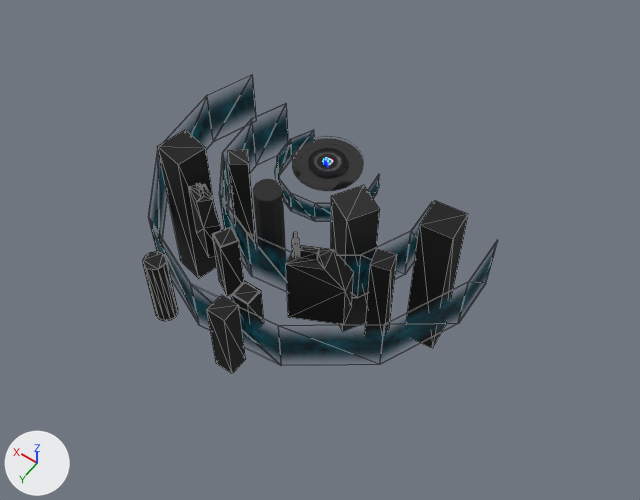
The glTF model assets/models/menu.glb as it was, and as the next commit left it.
The view is the same before and after, from a 50 mm camera at (-24.5, 35.3, 44.9) aimed at (-2.0, 3.8, -4.5). Every picture has the same lights, and +X, +Y and +Z are marked at lower left. Mesh edges are drawn as thin lines on the coarser meshes. Where no turn or scale is listed for an object, it has been applied to the vertices.
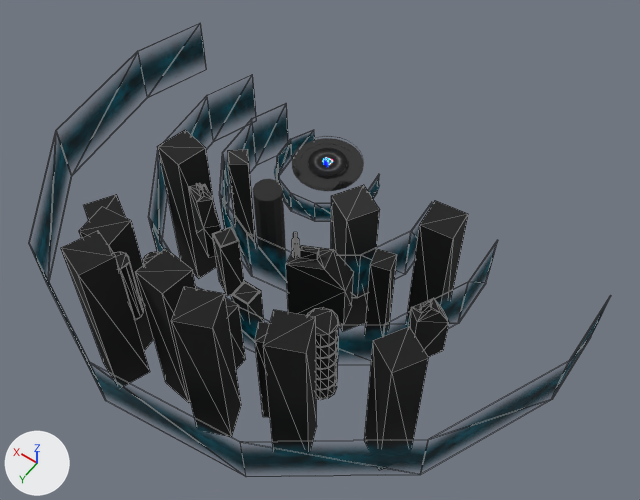
Pixel boxes [x1, y1, x2, y2] of what changed, in the pictures (640 x 500 px):
'Cylinder.011', added: after [34, 34, 604, 470]
'Cube.046', added (black): after [171, 286, 241, 437]
'Cube.048', added (black): after [61, 230, 150, 387]
'Cube.047', added (black): after [263, 310, 317, 450]
'Cube.041', added (black): after [364, 327, 428, 470]
'Cube.045', added (black): after [136, 249, 196, 403]
'Cube.044', added (black): after [79, 207, 154, 351]
'Cylinder.009', added: after [307, 307, 339, 400]
'Cube.040', added (black): after [408, 298, 449, 357]
'Cylinder.010', added (black): after [113, 251, 143, 320]
'Cube.043', added (black): after [255, 322, 270, 418]
'Cube.042', added (black): after [84, 194, 126, 221]
'Cube.029', unchanged, covered by the edit: before [207, 295, 246, 374]; after [226, 298, 246, 370]
'Cylinder.004', unchanged, covered by the edit: before [143, 251, 178, 321]; after [143, 251, 160, 266]

Edits to the bpy script that builds the scene:
```text
Add me_cube_046:
    me_cube_046.from_pydata([(1.52, 0.7, -7.49), (1.52, 0.7, 5.59), (0.7, -1.52, -7.49), (0.7, -1.52, 5.59), (-0.7, 1.52, -7.49), (-0.7, 1.52, 5.59), (-1.52, -0.7, -7.49), (-1.52, -0.7, 5.59)], [], [(0, 1, 3), (0, 3, 2), (2, 3, 7), (2, 7, 6), (6, 7, 5), (6, 5, 4), (4, 5, 1), (4, 1, 0), (2, 6, 4), (2, 4, 0), (7, 3, 1), (7, 1, 5)])
    me_cube_046.materials.append(mat_material_017)  # black #060606
Add me_cube_045:
    me_cube_045.from_pydata([(0.62, 1.55, -7.49), (0.62, 1.55, 5.59), (1.55, -0.62, -7.49), (1.55, -0.62, 5.59), (-1.55, 0.62, -7.49), (-1.55, 0.62, 5.59), (-0.62, -1.55, -7.49), (-0.62, -1.55, 5.59)], [], [(0, 1, 3), (0, 3, 2), (2, 3, 7), (2, 7, 6), (6, 7, 5), (6, 5, 4), (4, 5, 1), (4, 1, 0), (2, 6, 4), (2, 4, 0), (7, 3, 1), (7, 1, 5)])
    me_cube_045.materials.append(mat_material_017)  # black #060606
Add me_cube_043:
    me_cube_043.from_pydata([(1.31, 1.03, -7.49), (1.31, 1.03, 5.59), (1.03, -1.31, -7.49), (1.03, -1.31, 5.59), (-1.03, 1.31, -7.49), (-1.03, 1.31, 5.59), (-1.31, -1.03, -7.49), (-1.31, -1.03, 5.59)], [], [(0, 1, 3), (0, 3, 2), (2, 3, 7), (2, 7, 6), (6, 7, 5), (6, 5, 4), (4, 5, 1), (4, 1, 0), (2, 6, 4), (2, 4, 0), (7, 3, 1), (7, 1, 5)])
    me_cube_043.materials.append(mat_material_017)  # black #060606
Add me_cube_042:
    me_cube_042.from_pydata([(1.05, 1.3, -7.49), (1.05, 1.3, 5.59), (1.3, -1.05, -7.49), (1.3, -1.05, 5.59), (-1.3, 1.05, -7.49), (-1.3, 1.05, 5.59), (-1.05, -1.3, -7.49), (-1.05, -1.3, 5.59)], [], [(0, 1, 3), (0, 3, 2), (2, 3, 7), (2, 7, 6), (6, 7, 5), (6, 5, 4), (4, 5, 1), (4, 1, 0), (2, 6, 4), (2, 4, 0), (7, 3, 1), (7, 1, 5)])
    me_cube_042.materials.append(mat_material_017)  # black #060606
Add me_cube_041:
    me_cube_041.from_pydata([(0.28, 0.95, -5.51), (0.28, 0.95, 4.11), (0.95, -0.28, -5.51), (0.95, -0.28, 4.11), (-0.95, 0.28, -5.51), (-0.95, 0.28, 4.11), (-0.28, -0.95, -5.51), (-0.28, -0.95, 4.11)], [], [(0, 1, 3), (0, 3, 2), (2, 3, 7), (2, 7, 6), (6, 7, 5), (6, 5, 4), (4, 5, 1), (4, 1, 0), (2, 6, 4), (2, 4, 0), (7, 3, 1), (7, 1, 5)])
    me_cube_041.materials.append(mat_material_017)  # black #060606
Add me_cube_040:
    me_cube_040.from_pydata([(-0.42, 1.62, -7.49), (-0.42, 1.62, 5.59), (1.62, 0.42, -7.49), (1.62, 0.42, 5.59), (-1.62, -0.42, -7.49), (-1.62, -0.42, 5.59), (0.42, -1.62, -7.49), (0.42, -1.62, 5.59)], [], [(0, 1, 3), (0, 3, 2), (2, 3, 7), (2, 7, 6), (6, 7, 5), (6, 5, 4), (4, 5, 1), (4, 1, 0), (2, 6, 4), (2, 4, 0), (7, 3, 1), (7, 1, 5)])
    me_cube_040.materials.append(mat_material_017)  # black #060606
Add me_cube_039:
    me_cube_039.from_pydata([(-0.42, 1.62, -7.49), (-0.42, 1.62, 5.59), (1.62, 0.42, -7.49), (1.62, 0.42, 5.59), (-1.62, -0.42, -7.49), (-1.62, -0.42, 5.59), (0.42, -1.62, -7.49), (0.42, -1.62, 5.59)], [], [(0, 1, 3), (0, 3, 2), (2, 3, 7), (2, 7, 6), (6, 7, 5), (6, 5, 4), (4, 5, 1), (4, 1, 0), (2, 6, 4), (2, 4, 0), (7, 3, 1), (7, 1, 5)])
    me_cube_039.materials.append(mat_material_017)  # black #060606
Add ob_cylinder_011:
    ob_cylinder_011 = bpy.data.objects.new('Cylinder.011', me_cylinder_008)  # 36 vertices, 32 faces; spans x -20.6..20.8, y -8.4..20.7, z -4.7..0.3
    ob_cylinder_011.location = (0.0, 0.0, -2.23)
Add ob_cube_048:
    ob_cube_048 = bpy.data.objects.new('Cube.048', me_cube_046)
    ob_cube_048.location = (4.69, 17.39, -1.16)
Add ob_cube_047:
    ob_cube_047 = bpy.data.objects.new('Cube.047', me_cube_045)
    ob_cube_047.location = (-8.01, 14.94, -1.16)
Add ob_cube_046:
    ob_cube_046 = bpy.data.objects.new('Cube.046', me_cube_045.copy())
    ob_cube_046.location = (-2.97, 16.61, -1.16)
Add ob_cube_045:
    ob_cube_045 = bpy.data.objects.new('Cube.045', me_cube_043)
    ob_cube_045.location = (1.07, 15.19, -2.53)
Add ob_cylinder_010:
    ob_cylinder_010 = bpy.data.objects.new('Cylinder.010', me_cylinder_006)  # a 12-sided cylinder along z spanning x -0.75..0.75, y -0.75..0.75, z -2.35..3.41; in mat_material_017 (black #060606)
    ob_cylinder_010.location = (5.6, 15.04, -2.99)
Add ob_cube_044:
    ob_cube_044 = bpy.data.objects.new('Cube.044', me_cube_042)
    ob_cube_044.location = (7.66, 13.78, -4.38)
Add ob_cube_043:
    ob_cube_043 = bpy.data.objects.new('Cube.043', me_cube_041)
    ob_cube_043.location = (-5.12, 13.45, -4.38)
Add ob_cube_042:
    ob_cube_042 = bpy.data.objects.new('Cube.042', me_cube_040)
    ob_cube_042.location = (10.54, 11.58, -7.05)
Add ob_cube_041:
    ob_cube_041 = bpy.data.objects.new('Cube.041', me_cube_039)
    ob_cube_041.location = (-12.61, 10.62, -4.38)
Add ob_cylinder_009:
    ob_cylinder_009 = bpy.data.objects.new('Cylinder.009', me_cylinder_005)  # 264 vertices, 524 faces; spans x -1.0..1.0, y -1.0..1.0, z -3.12..4.52; in mat_material_017 (black #060606)
    ob_cylinder_009.location = (-7.95, 11.88, -2.99)
Add ob_cube_040:
    ob_cube_040 = bpy.data.objects.new('Cube.040', me_cube_038)  # 18 vertices, 32 faces; spans x -1.24..0.83, y -4.32..-1.42, z -7.42..-1.65; in mat_material_017 (black #060606)
    ob_cube_040.location = (-11.95, 8.99, 2.0)
```
